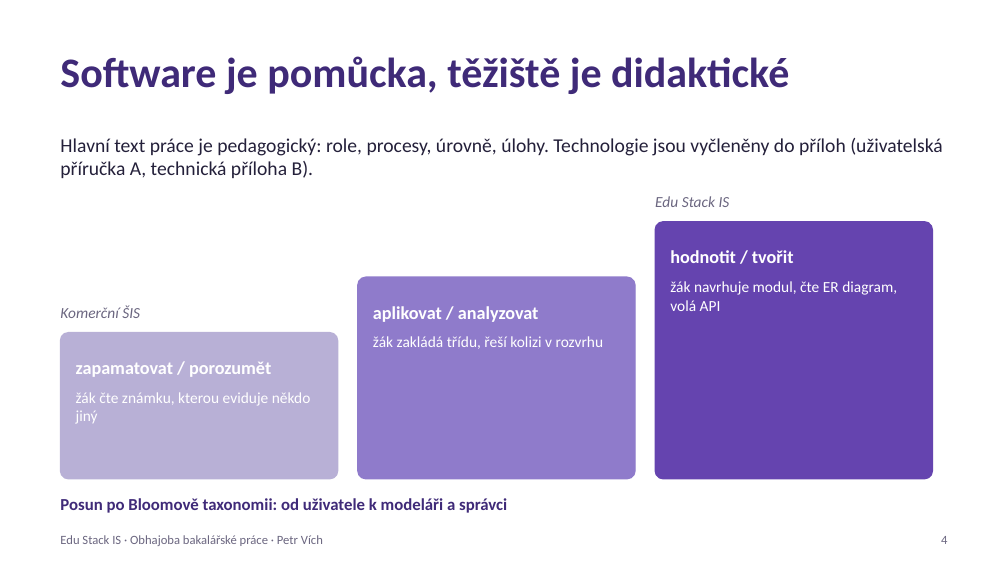
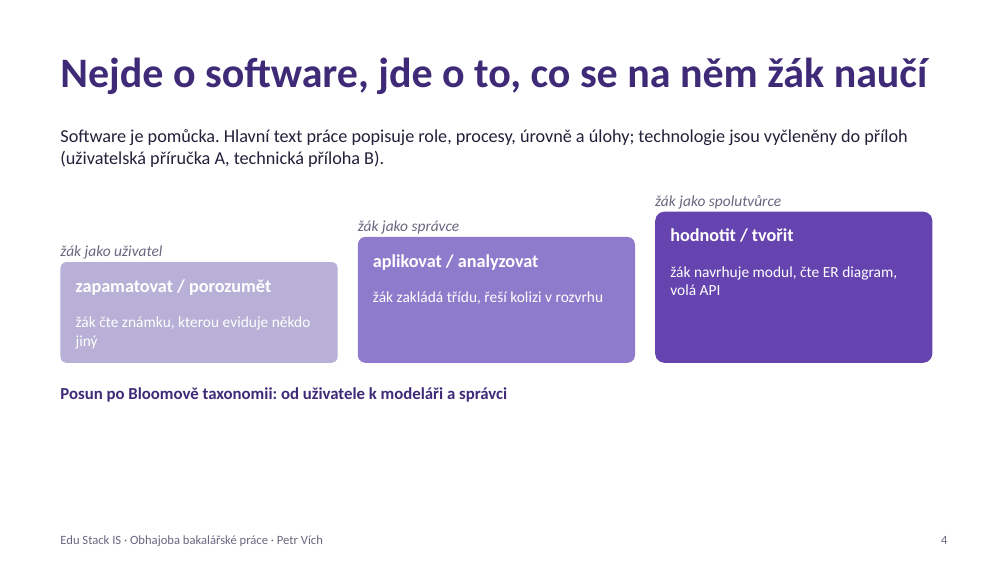
Before and after one commit to edustack-is/is-edustack-prezentace, a slide deck: slide 4 of obhajoba-edustack.pptx. Drawn at 1008x567 pixels with LibreOffice and Linux fonts; fonts in the diff are those of the drawing. Boxes give left, top, right and bottom in pixels: in the first picture for what was removed or moved away, otherwise in the second. Text is boxed around its words. In the diff, an @@ line names an element or a change of style, - is before the commit and + after.

```diff
--- a/obhajoba-edustack.pptx
+++ b/obhajoba-edustack.pptx
@@ text at [60,57,928,94]: text changed @@
-Software je pomůcka, těžiště je didaktické
+Nejde o software, jde o to, co se na něm žák naučí
@@ text at [60,129,907,167]: text changed; size 14 to 13 pt @@
-Hlavní text práce je pedagogický: role, procesy, úrovně, úlohy. Technologie jsou vyčleněny do příloh (uživatelská příručka A, technická příloha B).
+Software je pomůcka. Hlavní text práce popisuje role, procesy, úrovně a úlohy; technologie jsou vyčleněny do příloh (uživatelská příručka A, technická příloha B).
@@ text removed at [655,196,730,207] @@
-Edu Stack IS
@@ text added at [655,195,781,209], 11 pt, text #6B6680, italic @@
+žák jako spolutvůrce
@@ text added at [358,220,460,234], 11 pt, text #6B6680, italic @@
+žák jako správce
@@ rounded rectangle added at [358,237,635,363], fill #8F7BCB @@
@@ rounded rectangle: place and size @@
-rounded rectangle at [655,222,932,479]
+rounded rectangle at [655,212,932,363]
@@ rounded rectangle at [655,212,932,363]: outline #6544AF 1 pt to none; proportions changed @@
@@ text "hodnotit / tvořit": place and size @@
-text "hodnotit / tvořit" at [670,250,794,263]
+text "hodnotit / tvořit" at [670,228,794,241]
@@ text added at [60,245,162,258], 11 pt, text #6B6680, italic @@
+žák jako uživatel
@@ rounded rectangle added at [60,262,338,363], fill #B8B0D6 @@
@@ text "aplikovat / analyzovat": place and size @@
-text "aplikovat / analyzovat" at [373,306,539,322]
+text "aplikovat / analyzovat" at [373,254,539,270]
@@ text "žák navrhuje modul, čte ER ...": place and size @@
-text "žák navrhuje modul, čte ER ..." at [670,281,897,311]
+text "žák navrhuje modul, čte ER ..." at [670,266,897,295]
@@ text "zapamatovat / porozumět": place and size @@
-text "zapamatovat / porozumět" at [76,362,271,377]
+text "zapamatovat / porozumět" at [76,280,271,295]
@@ rounded rectangle removed at [358,277,635,479] @@
@@ text "žák zakládá třídu, řeší kolizi ...": place and size @@
-text "žák zakládá třídu, řeší kolizi ..." at [373,336,604,349]
+text "žák zakládá třídu, řeší kolizi ..." at [373,291,604,304]
@@ text removed at [60,305,140,318] @@
-Komerční ŠIS
@@ text "žák čte známku, kterou eviduje ...": place and size @@
-text "žák čte známku, kterou eviduje ..." at [76,392,311,424]
+text "žák čte známku, kterou eviduje ..." at [76,316,311,349]
@@ rounded rectangle removed at [60,333,338,479] @@
@@ vertical alignment middle to top in 4 elements at [670,228,794,241], [373,254,539,270], [76,280,271,295], [60,387,507,402] @@
@@ text "Posun po Bloomově taxonomii: od ...": place and size @@
-text "Posun po Bloomově taxonomii: od ..." at [60,498,507,513]
+text "Posun po Bloomově taxonomii: od ..." at [60,387,507,402]
```
Also in this commit, not shown: 9 other slides changed, 1 slide added, 13 other files.
